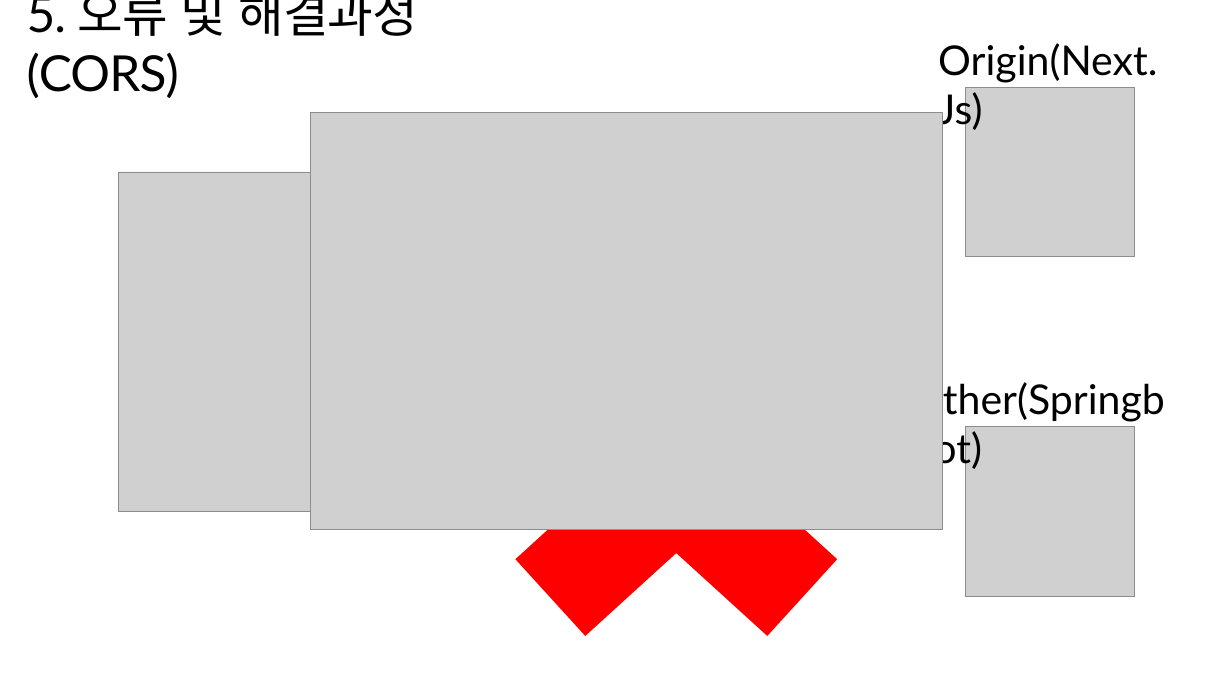
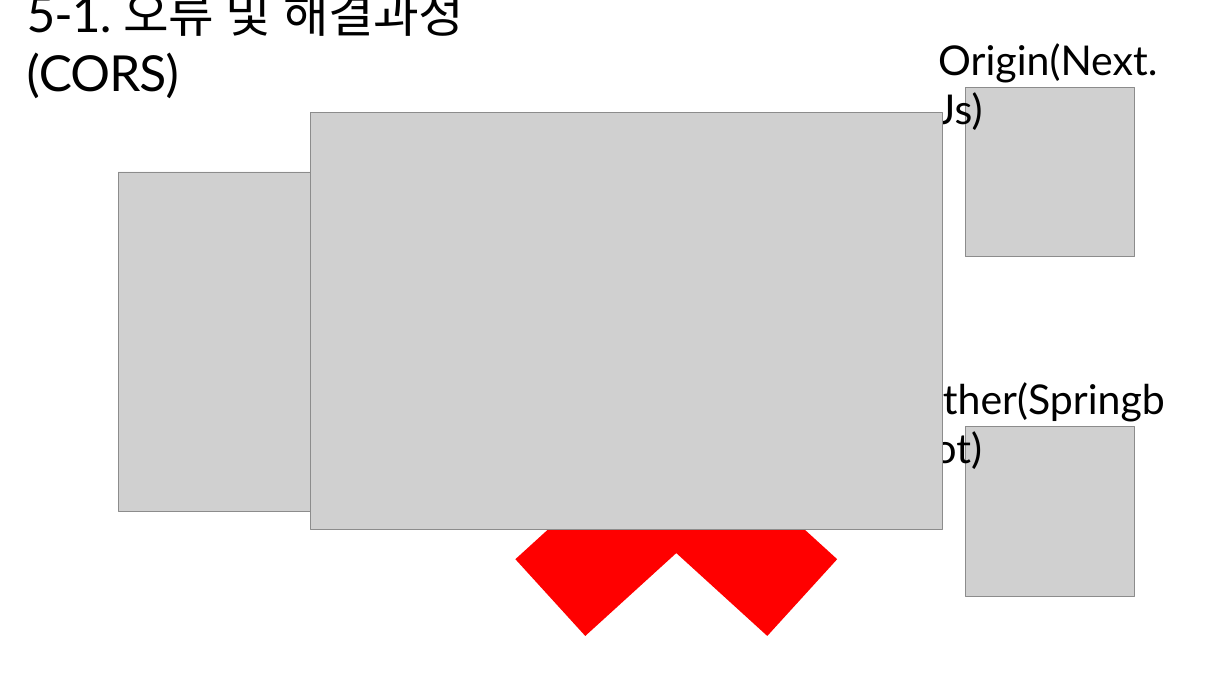
Before and after one commit to StarJ0405/ShoppingMall, a slide deck: slide 14 of 쇼핑몰-프로젝트.pptx. Drawn at 1232x693 pixels with LibreOffice and Linux fonts; fonts in the diff are those of the drawing; grey boxes stand for pictures. Boxes give left, top, right and bottom in pixels: in the first picture for what was removed or moved away, otherwise in the second. Text is boxed around its words. In the diff, an @@ line names an element or a change of style, - is before the commit and + after.

```diff
--- a/쇼핑몰-프로젝트.pptx
+++ b/쇼핑몰-프로젝트.pptx
@@ text at box(27, 0, 464, 98): text changed @@
-5. 오류 및 해결과정(CORS)
+5-1. 오류 및 해결과정(CORS)
```
Also in this commit, not shown: 6 other slides changed, 1 slide added, 10 other files.
